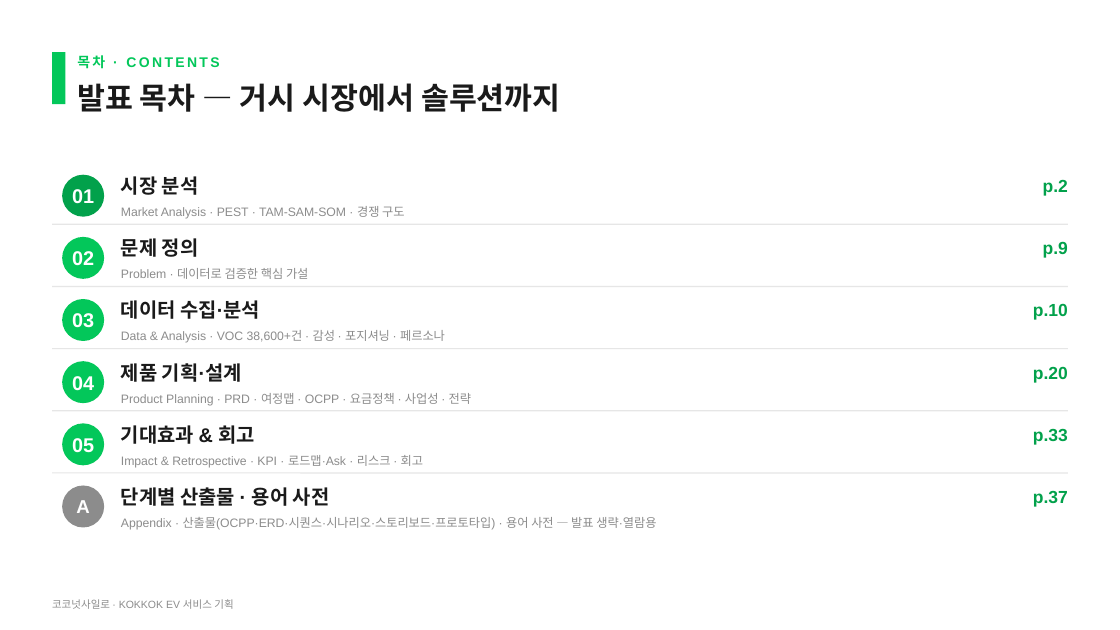
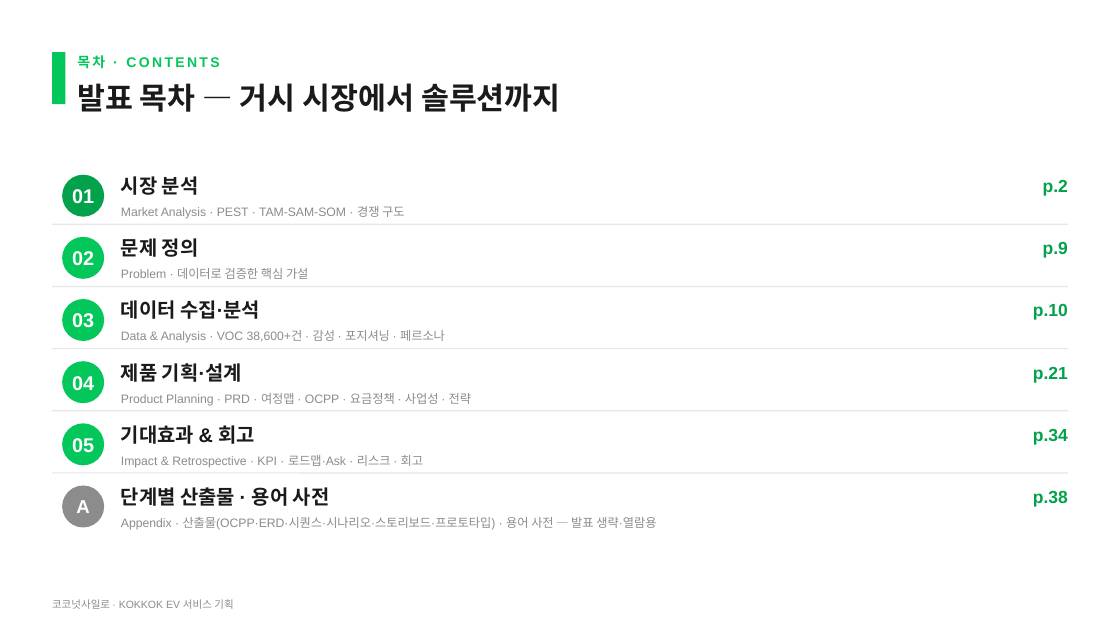
Before and after one commit to sooohaaan/data-analysis-portfolio, a slide deck: slide 2 of presentation/KOKKOK_EV_NAVER테마.pptx. Drawn at 1120x630 pixels with LibreOffice and Linux fonts; fonts in the diff are those of the drawing. Boxes give left, top, right and bottom in pixels: in the first picture for what was removed or moved away, otherwise in the second. Text is boxed around its words. In the diff, an @@ line names an element or a change of style, - is before the commit and + after.

```diff
--- a/presentation/KOKKOK_EV_NAVER테마.pptx
+++ b/presentation/KOKKOK_EV_NAVER테마.pptx
@@ text at (x1=1033, y1=367, x2=1068, y2=383): text changed @@
-p.20
+p.21
@@ text at (x1=1033, y1=429, x2=1068, y2=445): text changed @@
-p.33
+p.34
@@ text at (x1=1033, y1=490, x2=1068, y2=507): text changed @@
-p.37
+p.38
```
Also in this commit, not shown: 38 other slides changed, 1 slide added, 2 other files.
